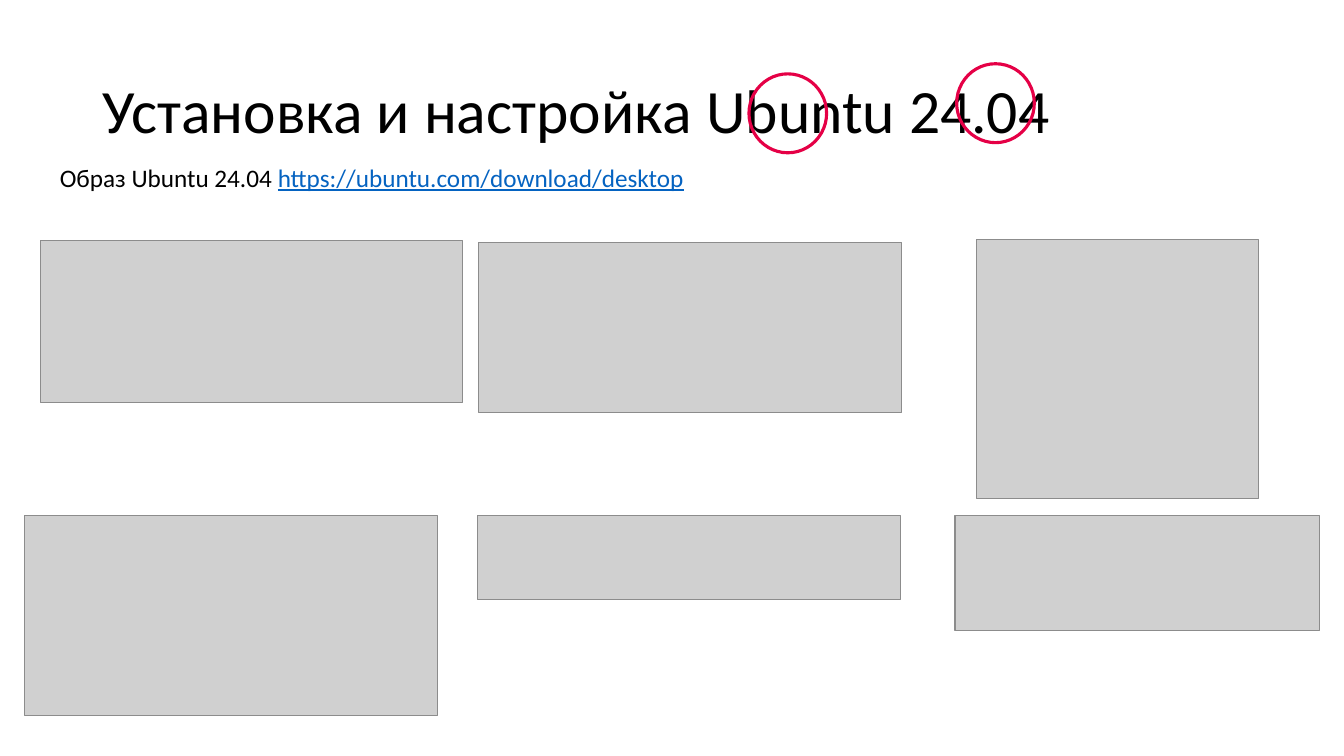
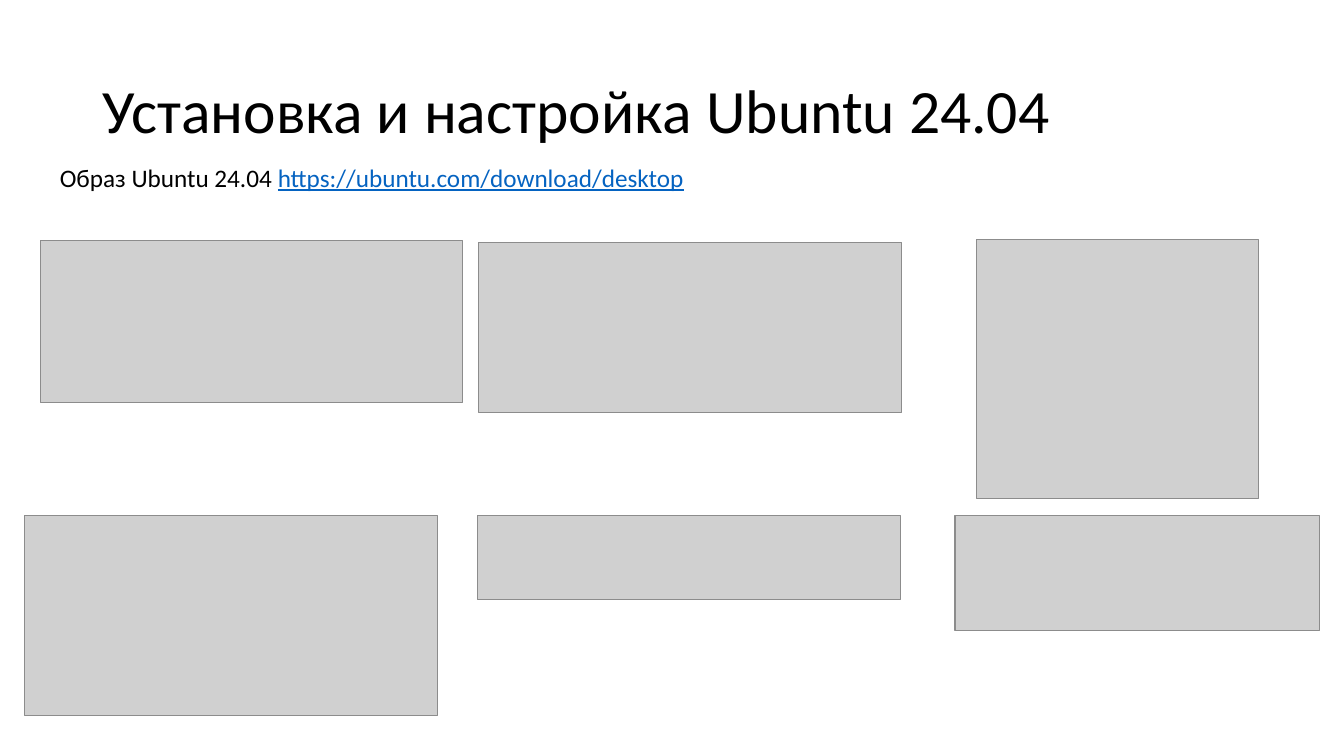
Before and after one commit to yurichernyshov/Safety-GenAI-course, a slide deck: slide 9 of Labs/1/Настройка инфраструктуры.pptx. Drawn at 1344x756 pixels with LibreOffice and Linux fonts; fonts in the diff are those of the drawing; grey boxes stand for pictures; background and template pictures are left out. Boxes give left, top, right and bottom in pixels: in the first picture for what was removed or moved away, otherwise in the second. Text is boxed around its words. In the diff, an @@ line names an element or a change of style, - is before the commit and + after.

```diff
--- a/Labs/1/Настройка инфраструктуры.pptx
+++ b/Labs/1/Настройка инфраструктуры.pptx
@@ ellipse removed at (x1=749, y1=74, x2=827, y2=152) @@
@@ ellipse removed at (x1=957, y1=64, x2=1034, y2=142) @@
```
Also in this commit, not shown: 7 other slides changed, 1 slide removed.
